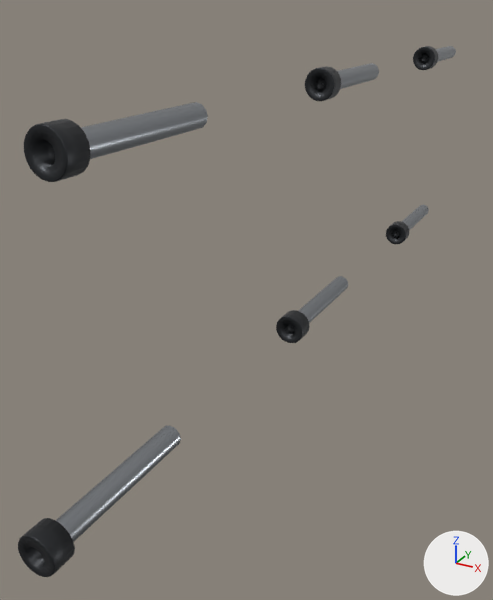
The glTF model porsche-911sc-engine/parts/rocker-shaft-screws-right.glb as it was, and as the next commit left it.
One viewpoint serves both versions: a 50 mm camera at (386.0, -257.0, 63.0) aimed at (280.0, -64.0, -33.0). The axes (+X, +Y, +Z) are drawn at lower right. The lights are the same throughout. The first picture is the older version. Vertices at exactly the same position are counted once.
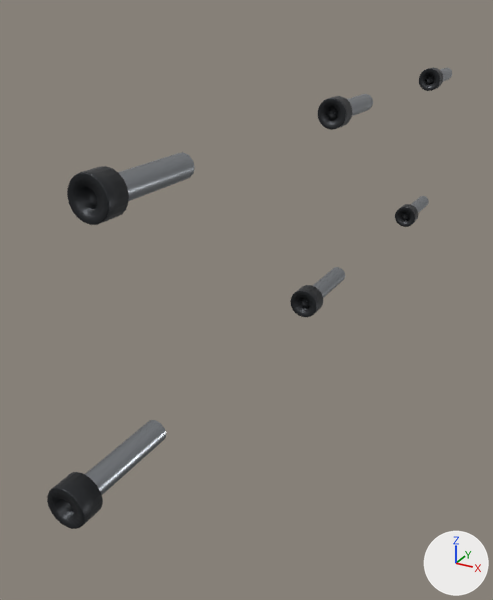
What differs and where, as boxes [x1, y1, x2, y2] in the pictures (493 x 600 px; the box of a moved part takes in the faces that stretch with it):
```json
{"object": "Mesh_0", "change": "moved", "before": [24, 119, 91, 182], "after": [67, 166, 129, 225]}
{"object": "Mesh_1", "change": "moved, rescaled", "before": [81, 102, 208, 159], "after": [118, 152, 195, 201], "on screen": "39% narrower, 14% shorter"}
{"object": "Mesh_1.001", "change": "moved, rescaled", "before": [56, 425, 181, 542], "after": [85, 420, 166, 495], "on screen": "35% narrower, 36% shorter"}
{"object": "Mesh_0.001", "change": "moved", "before": [18, 518, 75, 577], "after": [47, 472, 103, 529]}
{"object": "Mesh_0.002", "change": "moved", "before": [305, 66, 341, 101], "after": [318, 96, 353, 130]}
{"object": "Mesh_0.003", "change": "moved", "before": [276, 310, 310, 343], "after": [290, 285, 323, 317]}
{"object": "Mesh_1.003", "change": "moved, rescaled", "before": [292, 276, 348, 327], "after": [306, 267, 345, 302], "on screen": "30% narrower, 31% shorter"}
{"object": "Mesh_1.002", "change": "moved, rescaled", "before": [322, 63, 379, 89], "after": [334, 94, 373, 116]}
{"object": "Mesh_0.004", "change": "moved", "before": [413, 46, 438, 70], "after": [419, 67, 443, 91]}
{"object": "Mesh_0.005", "change": "moved", "before": [386, 221, 409, 244], "after": [395, 204, 418, 227]}
{"object": "Mesh_1.005", "change": "moved, rescaled", "before": [401, 205, 429, 230], "after": [406, 196, 429, 216]}
{"object": "Mesh_1.004", "change": "moved, rescaled", "before": [425, 46, 456, 62], "after": [440, 68, 452, 81]}
{"part": 1, "of": "me_mesh_1", "change": "moved or reshaped", "before": [56, 46, 456, 542], "after": [85, 68, 452, 495]}
```

Scene script edits in JSON lines:
```json
{"block": "me_mesh_1", "where": "# used by ob_mesh_1; parent = ob_rocker_shaft_screws_right_inst1; location = (299.9, -144.5, 39.22); rotation_euler = (1.571, 0.0, 0.0), in degrees (90, 0, 0); scale = (21.0, 21.0, 21.0)"}
{"op": "remove", "block": "me_mesh_1", "code": "me_mesh_1.from_pydata(...)  # 26 vertices, 48 faces; spans x -0.14..0.14, y -0.14..0.14, z -1.0..1.0"}
{"op": "add", "block": "me_mesh_1", "code": "me_mesh_1.from_pydata(...)  # 26 vertices, 48 faces; spans x -0.23..0.23, y -0.23..0.23, z -1.0..1.0"}
{"block": "me_mesh_1", "change": "me_mesh_1 part 1: the whole mesh is scaled about its middle by (1.62, 1.62, 1)"}
{"op": "set", "path": "ob_mesh_0.location", "old": "(299.9, -168.5, 39.22)", "new": "(301.2, -160.5, 29.48)"}
{"op": "set", "path": "ob_mesh_0_001.location", "old": "(298.4, -182.5, -39.48)", "new": "(299.8, -174.5, -32.69)"}
{"op": "set", "path": "ob_mesh_0_002.location", "old": "(299.9, -50.5, 39.22)", "new": "(301.2, -42.5, 29.48)"}
{"op": "set", "path": "ob_mesh_0_003.location", "old": "(298.4, -64.5, -39.48)", "new": "(299.8, -56.5, -32.69)"}
{"op": "set", "path": "ob_mesh_0_004.location", "old": "(299.9, 67.5, 39.22)", "new": "(301.2, 75.5, 29.48)"}
{"op": "set", "path": "ob_mesh_0_005.location", "old": "(298.4, 53.5, -39.48)", "new": "(299.8, 61.5, -32.69)"}
{"op": "set", "path": "ob_mesh_1.location", "old": "(299.9, -144.5, 39.22)", "new": "(301.2, -144.5, 29.48)"}
{"op": "set", "path": "ob_mesh_1.scale", "old": "(21.0, 21.0, 21.0)", "new": "(13.0, 13.0, 13.0)"}
{"op": "set", "path": "ob_mesh_1_001.location", "old": "(298.4, -158.5, -39.48)", "new": "(299.8, -158.5, -32.69)"}
{"op": "set", "path": "ob_mesh_1_001.scale", "old": "(21.0, 21.0, 21.0)", "new": "(13.0, 13.0, 13.0)"}
{"op": "set", "path": "ob_mesh_1_002.location", "old": "(299.9, -26.5, 39.22)", "new": "(301.2, -26.5, 29.48)"}
{"op": "set", "path": "ob_mesh_1_002.scale", "old": "(21.0, 21.0, 21.0)", "new": "(13.0, 13.0, 13.0)"}
{"op": "set", "path": "ob_mesh_1_003.location", "old": "(298.4, -40.5, -39.48)", "new": "(299.8, -40.5, -32.69)"}
{"op": "set", "path": "ob_mesh_1_003.scale", "old": "(21.0, 21.0, 21.0)", "new": "(13.0, 13.0, 13.0)"}
{"op": "set", "path": "ob_mesh_1_004.location", "old": "(299.9, 91.5, 39.22)", "new": "(301.2, 91.5, 29.48)"}
{"op": "set", "path": "ob_mesh_1_004.scale", "old": "(21.0, 21.0, 21.0)", "new": "(13.0, 13.0, 13.0)"}
{"op": "set", "path": "ob_mesh_1_005.location", "old": "(298.4, 77.5, -39.48)", "new": "(299.8, 77.5, -32.69)"}
{"op": "set", "path": "ob_mesh_1_005.scale", "old": "(21.0, 21.0, 21.0)", "new": "(13.0, 13.0, 13.0)"}
```
